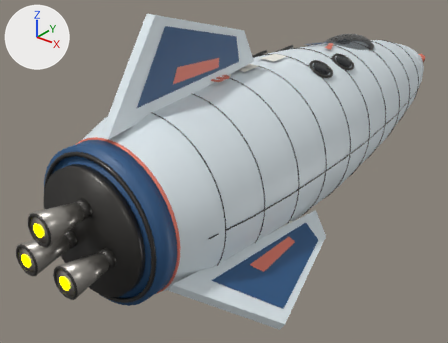
Two versions of the glTF model ThoriumGap_JS/models/Ship_LunarCourier_994899.glb, one commit apart.
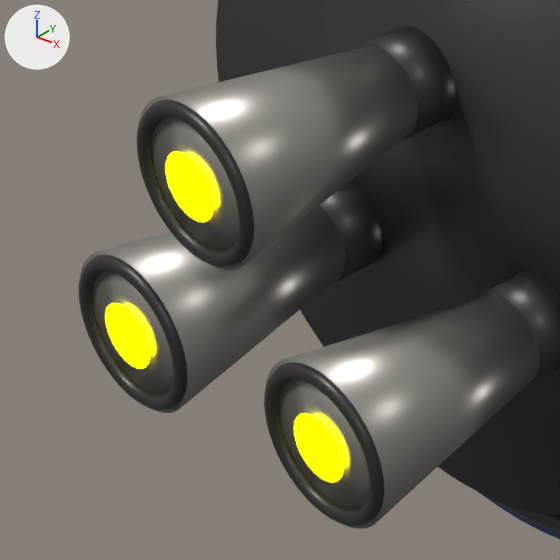
Each version appears first whole from a 50 mm lens placed at (4.14, -6.52, 3.08), pointed at (-0.55, -0.67, -0.55), and next in a close-up on the part from 0% to 25% of the width and 56% to 89% of the height. Arrows for +X, +Y and +Z are at upper left; the lights stay in place. The older version's two pictures come first. Where no turn or scale is listed for an object, it has been applied to the vertices.

In view in the first close-up: 'EngineBell_LeftLower_BurnishedNozzle', 'EngineBell_RightLower_BurnishedNozzle', 'EngineBell_Upper_BurnishedNozzle', 'EngineDeck_AftDarkMountPlate', 'EngineEmitter', 'EngineLip_LeftLower_DarkRim', 'EngineLip_RightLower_DarkRim', 'EngineLip_Upper_DarkRim', 'EngineThroat_LeftLower_DarkSocket', 'EngineThroat_RightLower_DarkSocket', 'EngineThroat_Upper_DarkSocket' and 2 more.
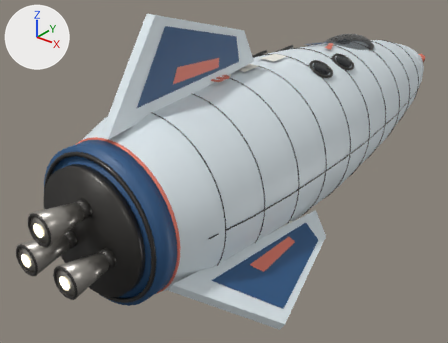
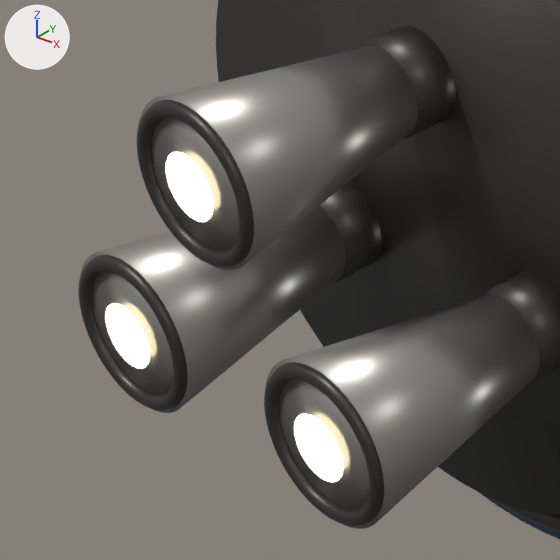
Edits to the bpy script that builds the scene:
```text
Change mat_engineglow:
    mat_engineglow.emission_color: (1.0, 1.0, 0.0) -> (0.62, 0.57, 0.4)  # yellow #ffff00 -> beige #cec7aa
```

Where the change shows, as pixel boxes [x1, y1, x2, y2] in the close-ups (560 x 560 px):
'EngineEmitter', recoloured
    both: [105, 152, 343, 482]
